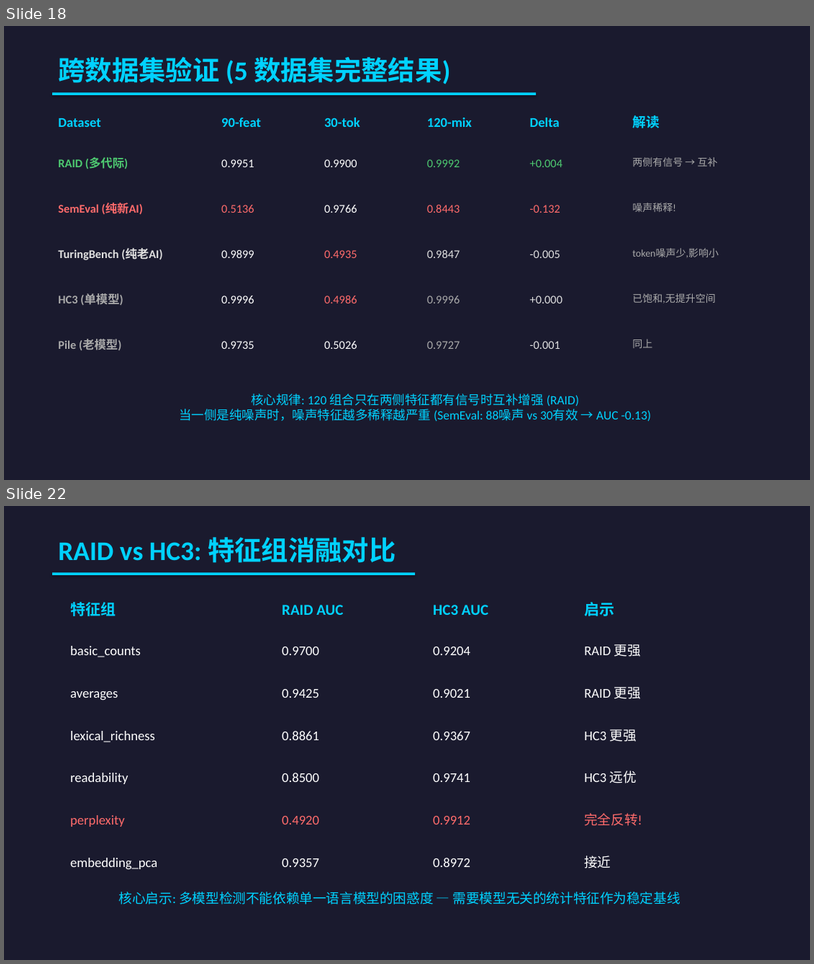
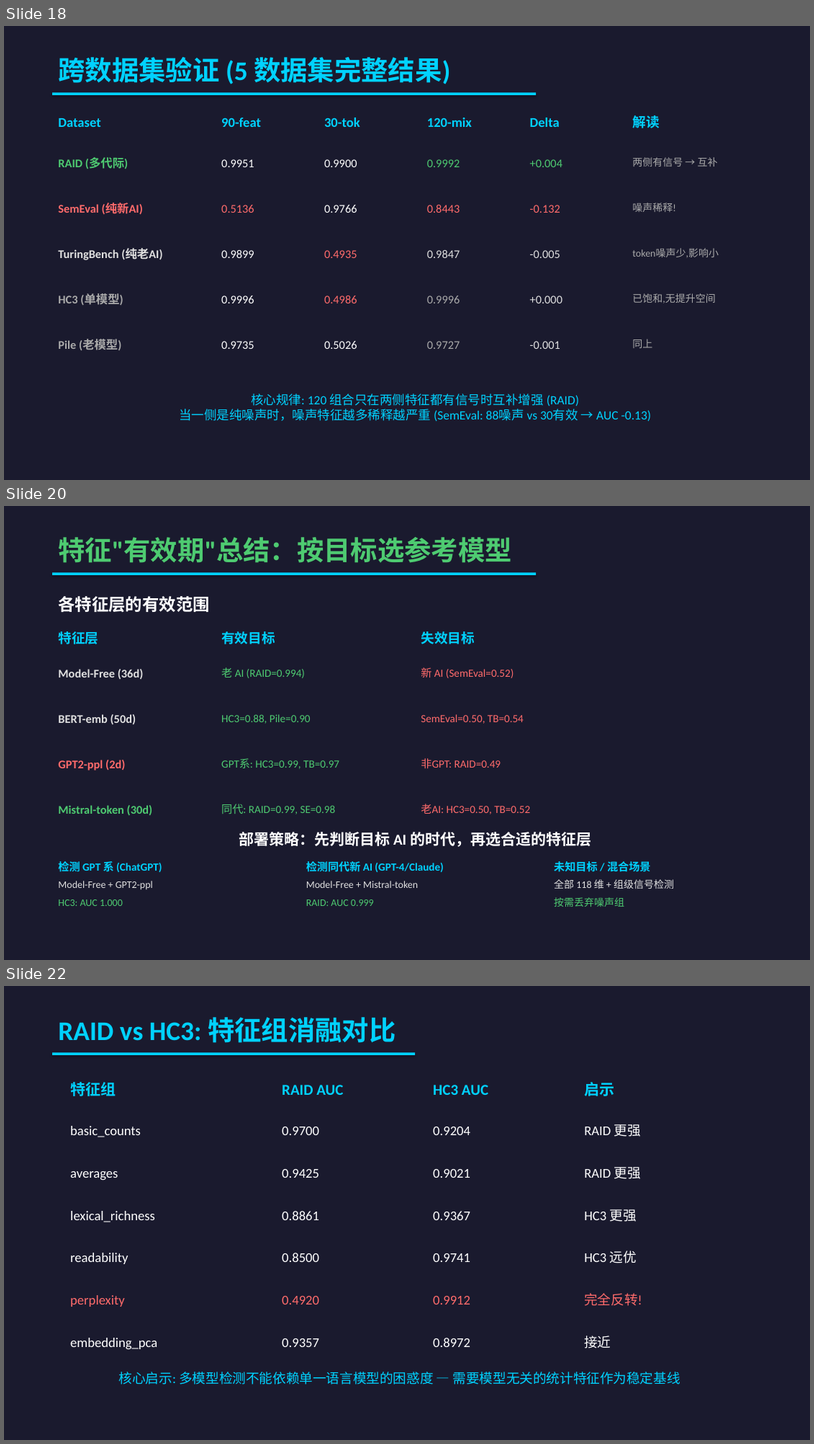
Before and after one commit to HaibinLai/HC3, a slide deck: reports/AIGC_Detection_Presentation.pptx. Shown one above the other, each under a label of ours: slides 18 and 22 before the commit, slides 18, 20 and 22 after it; the slides between them are not shown. The pictures are 814x964 and 814x1444 pixels, drawn with LibreOffice and Linux fonts; fonts in the diff are those of the drawing. Boxes give left, top, right and bottom in pixels: in the first picture for what was removed or moved away, otherwise in the second. Text is boxed around its words. In the diff, an @@ line names an element or a change of style, - is before the commit and + after.

```diff
--- a/reports/AIGC_Detection_Presentation.pptx
+++ b/reports/AIGC_Detection_Presentation.pptx
@@ slide 20 added at (x1=4, y1=506, x2=810, y2=960), background #1A1A2E @@
@@ text added at (x1=58, y1=537, x2=512, y2=563), 32 pt, text #4ECB71, bold @@
+特征"有效期"总结：按目标选参考模型
@@ rectangle added at (x1=52, y1=572, x2=536, y2=575), fill #00D2FF @@
@@ text added at (x1=58, y1=596, x2=209, y2=612), 20 pt, text #FFFFFF, bold @@
+各特征层的有效范围
@@ text added at (x1=58, y1=631, x2=98, y2=644), 16 pt, text #00D2FF, bold @@
+特征层
@@ text added at (x1=221, y1=631, x2=275, y2=644), 16 pt, text #00D2FF, bold @@
+有效目标
@@ text added at (x1=421, y1=631, x2=474, y2=644), 16 pt, text #00D2FF, bold @@
+失效目标
@@ text added at (x1=58, y1=669, x2=144, y2=679), 14 pt, text #E0E0E0, bold @@
+Model-Free (36d)
@@ text added at (x1=221, y1=667, x2=305, y2=678), 13 pt, text #4ECB71 @@
+老 AI (RAID=0.994)
@@ text added at (x1=421, y1=667, x2=514, y2=678), 13 pt, text #FF6B6B @@
+新 AI (SemEval=0.52)
@@ text added at (x1=58, y1=714, x2=136, y2=724), 14 pt, text #E0E0E0, bold @@
+BERT-emb (50d)
@@ text added at (x1=221, y1=714, x2=311, y2=723), 13 pt, text #4ECB71 @@
+HC3=0.88, Pile=0.90
@@ text added at (x1=421, y1=714, x2=524, y2=723), 13 pt, text #FF6B6B @@
+SemEval=0.50, TB=0.54
@@ text added at (x1=58, y1=759, x2=125, y2=770), 14 pt, text #FF6B6B, bold @@
+GPT2-ppl (2d)
@@ text added at (x1=221, y1=758, x2=340, y2=769), 13 pt, text #4ECB71 @@
+GPT系: HC3=0.99, TB=0.97
@@ text added at (x1=421, y1=758, x2=501, y2=769), 13 pt, text #FF6B6B @@
+非GPT: RAID=0.49
@@ text added at (x1=58, y1=805, x2=153, y2=815), 14 pt, text #4ECB71, bold @@
+Mistral-token (30d)
@@ text added at (x1=221, y1=803, x2=336, y2=814), 13 pt, text #4ECB71 @@
+同代: RAID=0.99, SE=0.98
@@ text added at (x1=421, y1=803, x2=530, y2=814), 13 pt, text #FF6B6B @@
+老AI: HC3=0.50, TB=0.52
@@ text added at (x1=239, y1=831, x2=592, y2=847), 18 pt, text #FFFFFF, bold @@
+部署策略：先判断目标 AI 的时代，再选合适的特征层
@@ text added at (x1=58, y1=861, x2=162, y2=872), 13 pt, text #00D2FF, bold @@
+检测 GPT 系 (ChatGPT)
@@ text added at (x1=306, y1=861, x2=443, y2=872), 13 pt, text #00D2FF, bold @@
+检测同代新 AI (GPT-4/Claude)
@@ text added at (x1=554, y1=861, x2=651, y2=872), 13 pt, text #00D2FF, bold @@
+未知目标 / 混合场景
@@ text added at (x1=58, y1=880, x2=153, y2=890), 12 pt, text #E0E0E0 @@
+Model-Free + GPT2-ppl
@@ text added at (x1=306, y1=880, x2=418, y2=888), 12 pt, text #E0E0E0 @@
+Model-Free + Mistral-token
@@ text added at (x1=554, y1=879, x2=674, y2=888), 12 pt, text #E0E0E0 @@
+全部 118 维 + 组级信号检测
@@ text added at (x1=58, y1=899, x2=123, y2=906), 12 pt, text #4ECB71 @@
+HC3: AUC 1.000
@@ text added at (x1=306, y1=899, x2=374, y2=906), 12 pt, text #4ECB71 @@
+RAID: AUC 0.999
@@ text added at (x1=554, y1=897, x2=625, y2=906), 12 pt, text #4ECB71 @@
+按需丢弃噪声组
```
Also in this commit, not shown: 3 slides changed, 1 slide removed, 1 other file.
